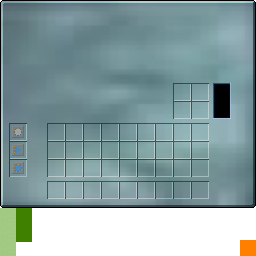
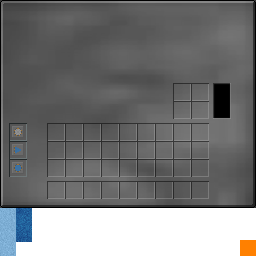
Before/after of a 256px x 256px layered artwork. What changed in the layer stack:
added group "SGUpgrades" with 12 layers above "GrayOverlay" over (0, 0, 256, 208)
moved "SG Iris Upgrade" into group "SGUpgrades" over (12, 126, 24, 138)
moved "SG Quick Upgrade" into group "SGUpgrades" over (12, 162, 24, 174)
moved "SG Safe Upgrade" into group "SGUpgrades" over (12, 144, 24, 156)
added layer "Layer 6 copy" (multiply, 50%) in group "SGUpgrades" over (0, 0, 256, 208)
added layer "Layer 5 copy" (color, 50%) in group "SGUpgrades" over (0, 0, 256, 208)
moved "Layer 1" into group "SGUpgrades" over (9, 123, 27, 177)
added group "GrayOverlay" with 2 layers above "noisyPowerBar" over (0, 0, 256, 208)
added layer "Layer 6" (multiply, 46%) in group "GrayOverlay" over (0, 0, 256, 208)
added layer "Layer 5" (color) in group "GrayOverlay" over (0, 0, 256, 208)
added layer "noisyPowerBar" (overlay) above "bluePowerBar" over (16, 208, 32, 242)
added layer "bluePowerBar" (hue) above "Layer 7" over (16, 208, 32, 242)
added layer "Layer 7" (57%) above "Layer 0" over (0, 208, 16, 256)
painted on "Layer 0" over (0, 208, 16, 256)
